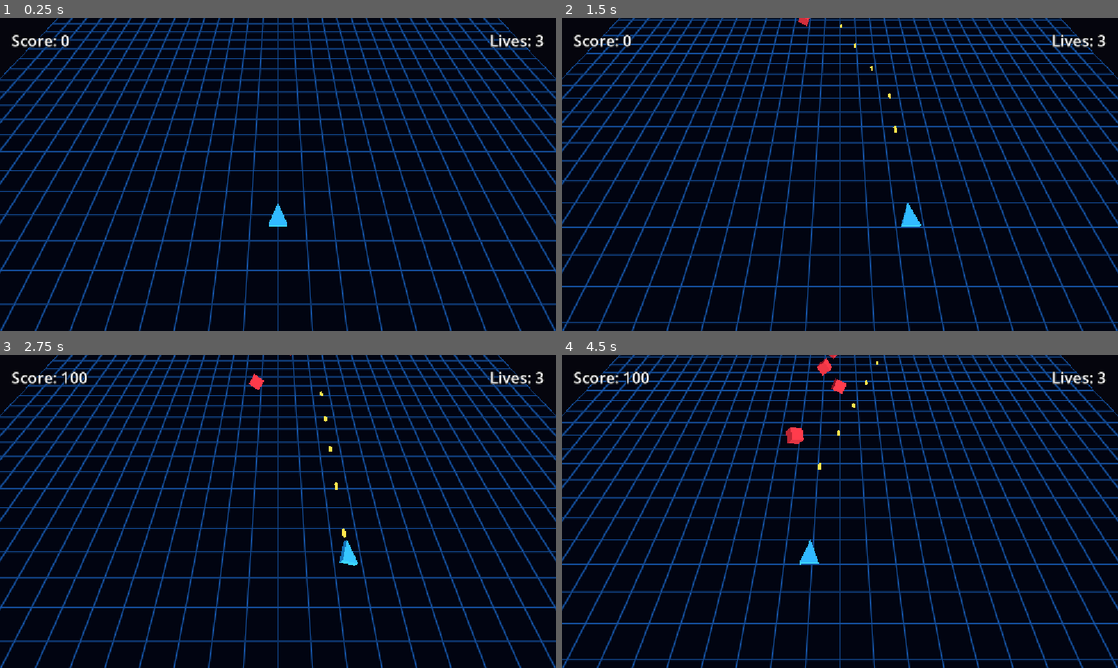
Above: before the commit, frames 1-4 (two rows, left to right).
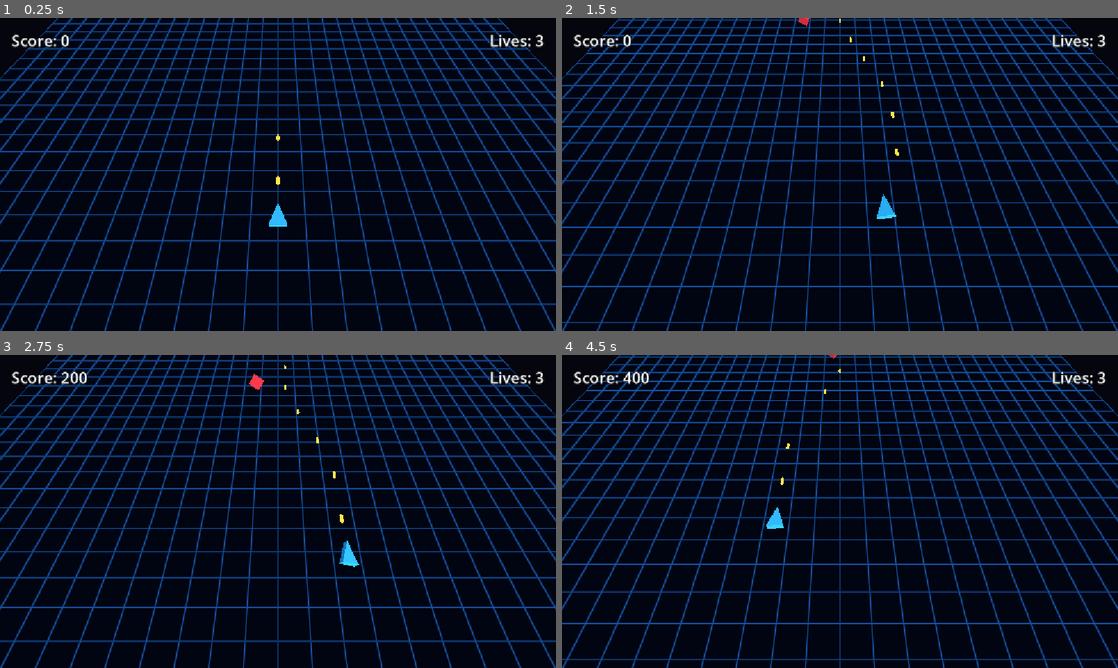
Above: after the commit, the same moments.

Repository: uveta/naba-game
Game: Godot game, scene res://scenes/main.tscn
Same seed, same stepped clock (60 frames per second), same inputs: the game is played once before the commit and once after it.
Inputs (mouse positions are in pixels of both pictures, inside the frame that each line leads up to):
- Up to frame 1 (0.25 s): no input
- Up to frame 2 (1.5 s): tap Enter (restart) at 0.5 s; move the mouse to (962, 158) at 0.52 s; hold D (move_right) 0.53-1.25 s; hold Space (shoot, bound only before the commit) 0.53-1.25 s; click (962, 158) at 0.67 s; drag from (728, 190) to (812, 237) at 1.27 s
- Up to frame 3 (2.75 s): move the mouse to (333, 442) at 2.02 s; hold D (move_right) from 2.03 s (still down); hold Space (shoot, bound only before the commit) from 2.03 s (still down)
- Up to frame 4 (4.5 s): release D (move_right) at 2.75 s; release Space (shoot, bound only before the commit) at 2.75 s; drag from (812, 574) to (673, 464) at 2.77 s; move the mouse to (1006, 558) at 3.52 s; hold A (move_left) 3.53-4.25 s; hold Space (shoot, bound only before the commit) 3.53-4.25 s; tap Enter (restart) at 4.15 s; drag from (673, 464) to (756, 433) at 4.27 s

The runs differ from the first frame. In frame 1, less than 0.1% of the frame differs, in the area x 49-51%, y 37-54%; in frame 2, 0.4%; in frame 3, 0.2%; in frame 4, 0.7%, in the area x 10-57%, y 0-68%.

Commit message:
Add touch follow movement and permanent auto-fire
Co-Authored-By: Claude Sonnet 5.5 <noreply@anthropic.com>

Diff:
--- a/project.godot
+++ b/project.godot
@@ -54,12 +54,6 @@
 , Object(InputEventJoypadMotion,"resource_local_to_scene":false,"resource_name":"","device":-1,"axis":1,"axis_value":1.0,"script":null)
 ]
 }
-shoot={
-"deadzone": 0.2,
-"events": [Object(InputEventKey,"resource_local_to_scene":false,"resource_name":"","device":-1,"window_id":0,"alt_pressed":false,"shift_pressed":false,"ctrl_pressed":false,"meta_pressed":false,"pressed":false,"keycode":0,"physical_keycode":32,"key_label":0,"unicode":0,"location":0,"echo":false,"script":null)
-, Object(InputEventJoypadButton,"resource_local_to_scene":false,"resource_name":"","device":-1,"button_index":0,"pressure":0.0,"pressed":false,"script":null)
-]
-}
 restart={
 "deadzone": 0.2,
 "events": [Object(InputEventKey,"resource_local_to_scene":false,"resource_name":"","device":-1,"window_id":0,"alt_press …(195 unchanged characters)…
--- a/scripts/main.gd
+++ b/scripts/main.gd
@@ -17,7 +17,10 @@
 
 
 func _unhandled_input(event: InputEvent) -> void:
-	if GameState.is_game_over and event.is_action_pressed("restart"):
+	if not GameState.is_game_over:
+		return
+	var tapped: bool = event is InputEventScreenTouch and event.pressed
+	if tapped or event.is_action_pressed("restart"):
 		get_tree().reload_current_scene()
 
 
--- a/scripts/player.gd
+++ b/scripts/player.gd
@@ -14,6 +14,8 @@
 
 var _cooldown: float = 0.0
 var _invulnerable: float = 0.0
+var _touching: bool = false
+var _touch_target: Vector3 = Vector3.ZERO
 
 @onready var visual: Node3D = $Visual
 @onready var muzzle: Marker3D = $Muzzle
@@ -23,8 +25,23 @@
 	GameState.game_over.connect(_on_game_over)
 
 
+func _input(event: InputEvent) -> void:
+	if event is InputEventScreenTouch:
+		_touching = event.pressed
+		if _touching:
+			_touch_target = _screen_to_world(event.position)
+	elif event is InputEventScreenDrag and _touching:
+		_touch_target = _screen_to_world(event.position)
+
+
 func _physics_process(delta: float) -> void:
 	var input := Input.get_vector("move_left", "move_right", "move_up", "move_down")
+	if _touching:
+		# Glide toward the finger at ship speed; steer value drives the bank.
+		var to_target := _touch_target - position
+		to_target.y = 0.0
+		var step := to_target.limit_length(speed * delta)
+		input = Vector2(step.x, step.z) / (speed * delta)
 	position.x = clampf(position.x + input.x * speed * delta, BOUNDS_MIN.x, BOUNDS_MAX.x)
 	position.z = clampf(position.z + input.y * speed * delta, BOUNDS_MIN.y, BOUNDS_MAX.y)
 
@@ -32,7 +49,7 @@
 	visual.rotation.z = lerp_angle(visual.rotation.z, target_roll, roll_smoothing * delta)
 
 	_cooldown -= delta
-	if Input.is_action_pressed("shoot") and _cooldown <= 0.0:
+	if _cooldown <= 0.0:
 		_shoot()
 
 	if _invulnerable > 0.0:
@@ -48,6 +65,20 @@
 	_invulnerable = invulnerable_time
 
 
+## Projects a screen position onto the ship's XZ plane, clamped to the play area.
+func _screen_to_world(screen_pos: Vector2) -> Vector3:
+	var camera := get_viewport().get_camera_3d()
+	var plane := Plane(Vector3.UP, global_position.y)
+	var intersection: Variant = plane.intersects_ray(camera.project_ray_origin(screen_pos), camera.project_ray_normal(screen_pos))
+	if intersection == null:
+		return position
+	var point := intersection as Vector3
+	return Vector3(
+		clampf(point.x, BOUNDS_MIN.x, BOUNDS_MAX.x),
+		position.y,
+		clampf(point.z, BOUNDS_MIN.y, BOUNDS_MAX.y))
+
+
 func _shoot() -> void:
 	_cooldown = fire_cooldown
 	var bullet := BULLET_SCENE.instantiate() as Node3D
Not shown, changed: CLAUDE.md
